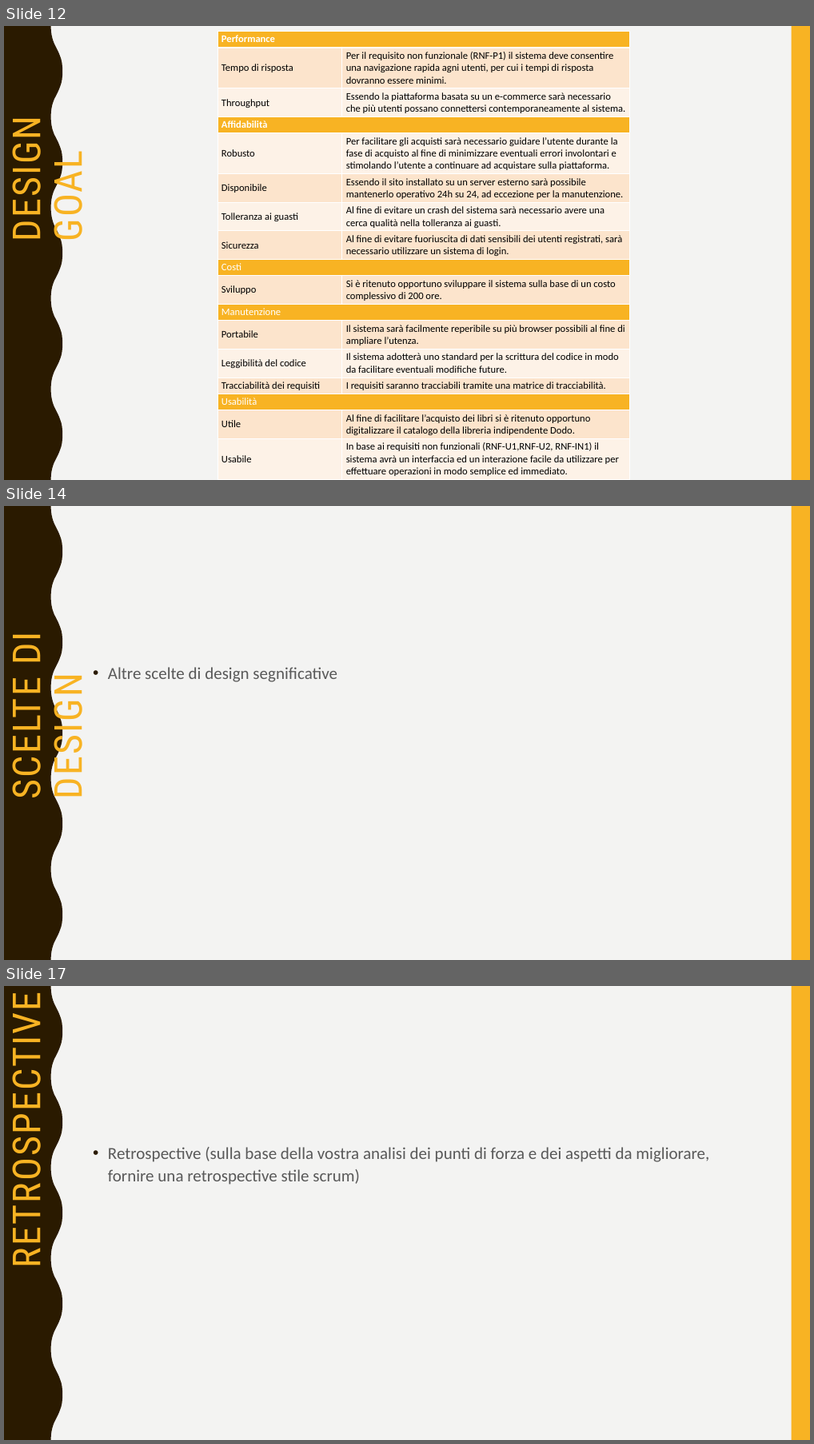
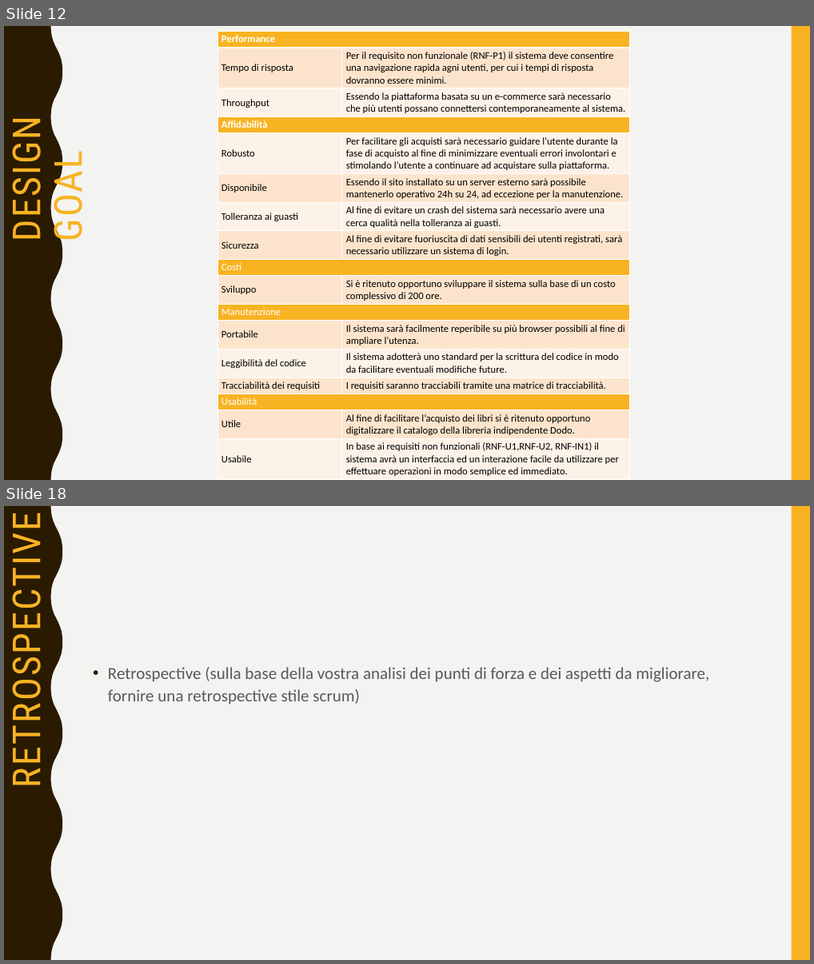
Before and after one commit to sfarina12/NC_05, a slide deck: Presentazione_Prima consegna/presentazione PrimaConsegna.pptx. Shown one above the other, each under a label of ours: slides 12, 14 and 17 before the commit, slides 12 and 18 after it; the slides between them are not shown. The pictures are 814x1444 and 814x964 pixels, drawn with LibreOffice and Linux fonts; fonts in the diff are those of the drawing. Boxes give left, top, right and bottom in pixels: in the first picture for what was removed or moved away, otherwise in the second. Text is boxed around its words. In the diff, an @@ line names an element or a change of style, - is before the commit and + after.

```diff
--- a/Presentazione_Prima consegna/presentazione PrimaConsegna.pptx
+++ b/Presentazione_Prima consegna/presentazione PrimaConsegna.pptx
@@ slide 14 removed at (4, 506, 810, 960), background #F3F3F2; not listed: 2 template elements that a slide beside it also shows @@
@@ title removed at (4, 635, 92, 795) @@
-SCELTE DI DESIGN
@@ text removed at (108, 667, 338, 682) @@
-• Altre scelte di design segnificative
@@ what was slide 17 is now slide 18 @@
```
Also in this commit, not shown: 4 slides changed, 4 slides added, 4 other slides removed, 5 other files.
